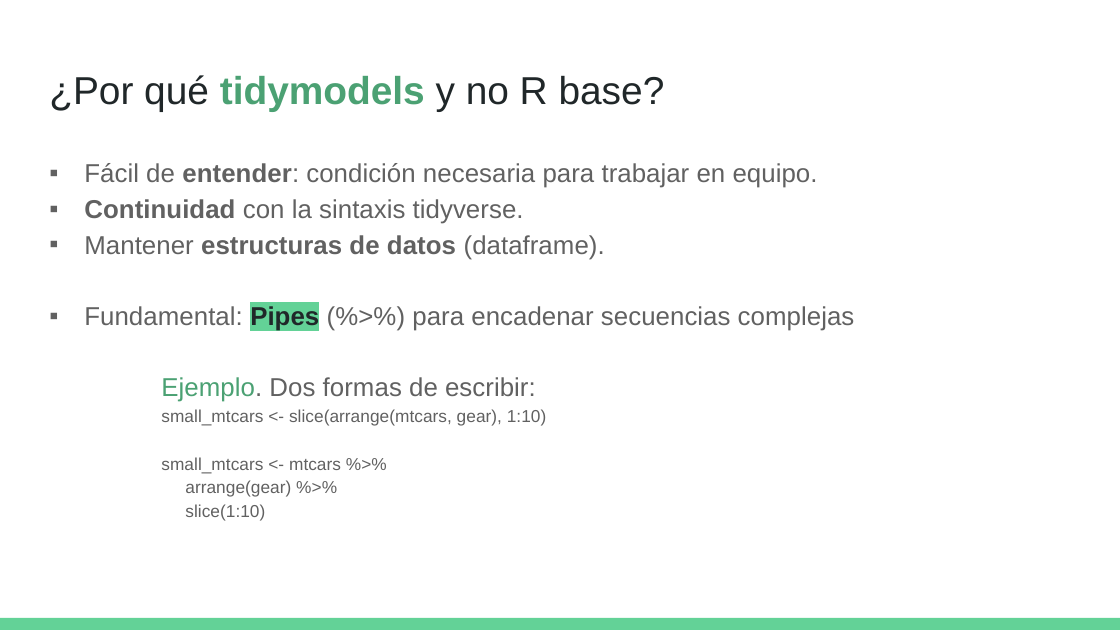
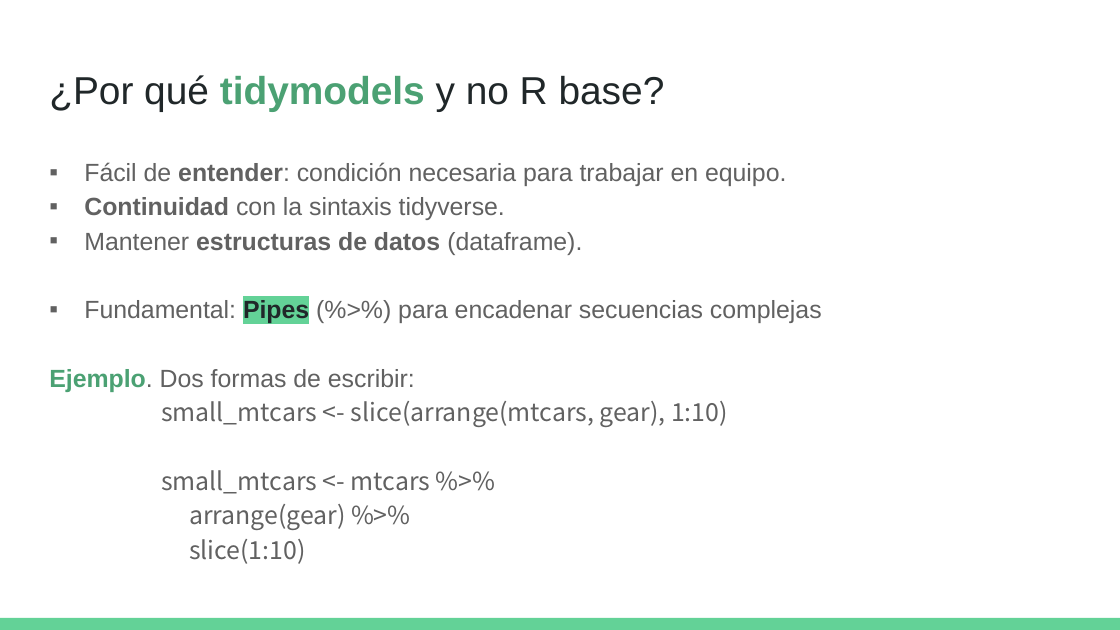
Before and after one commit to DCSCyHD/2023_modulo_3, a slide deck: slide 47 of clase1/teorica_1.pptx. Drawn at 1120x630 pixels with LibreOffice and Linux fonts; fonts in the diff are those of the drawing. Boxes give left, top, right and bottom in pixels: in the first picture for what was removed or moved away, otherwise in the second. Text is boxed around its words. In the diff, an @@ line names an element or a change of style, - is before the commit and + after.

```diff
--- a/clase1/teorica_1.pptx
+++ b/clase1/teorica_1.pptx
@@ text "Fácil de entender: condición necesaria ..." at (49, 162, 822, 564): size 16.6 to 16 pt in "Fácil de entender: condición necesaria para trabajar ...", "Continuidad con la sintaxis tidyverse.", "Mantener estructuras de datos (dataframe).", "Fundamental: Pipes (%>%) para encadenar secuencias complejas" and 1 more places; bold on in "Ejemplo."; size 11.1 to 16 pt, font Arial to Noto Sans CJK JP in "small_mtcars <- slice(arrange(mtcars, gear), 1:10)", "small_mtcars <- mtcars %>%", "arrange(gear) %>%", "slice(1:10)" @@
```
Also in this commit, not shown: 15 other slides changed.
